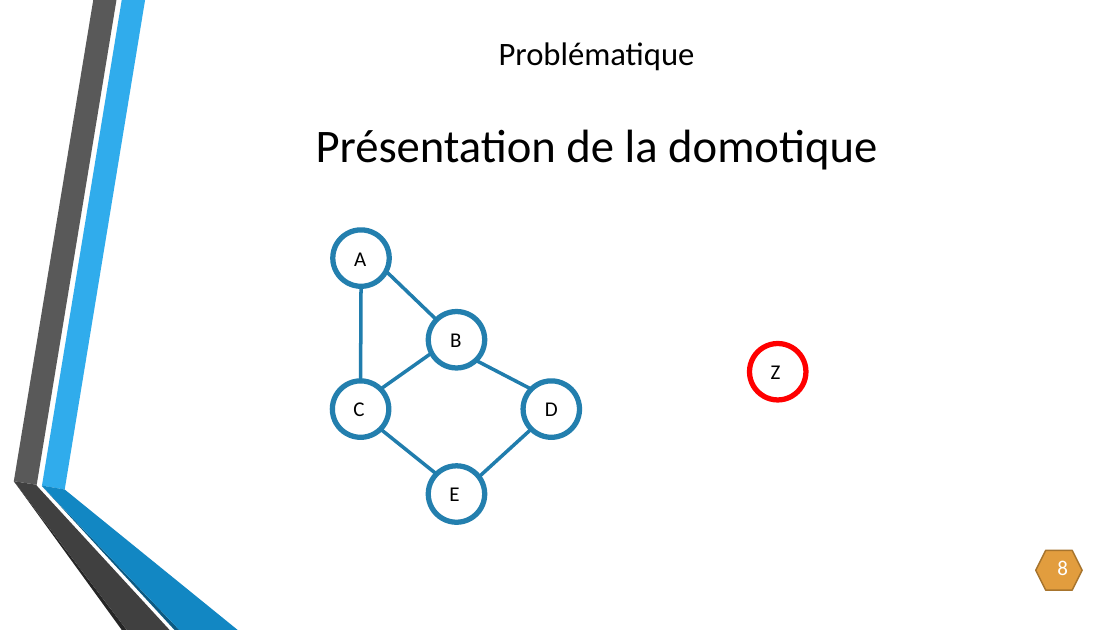
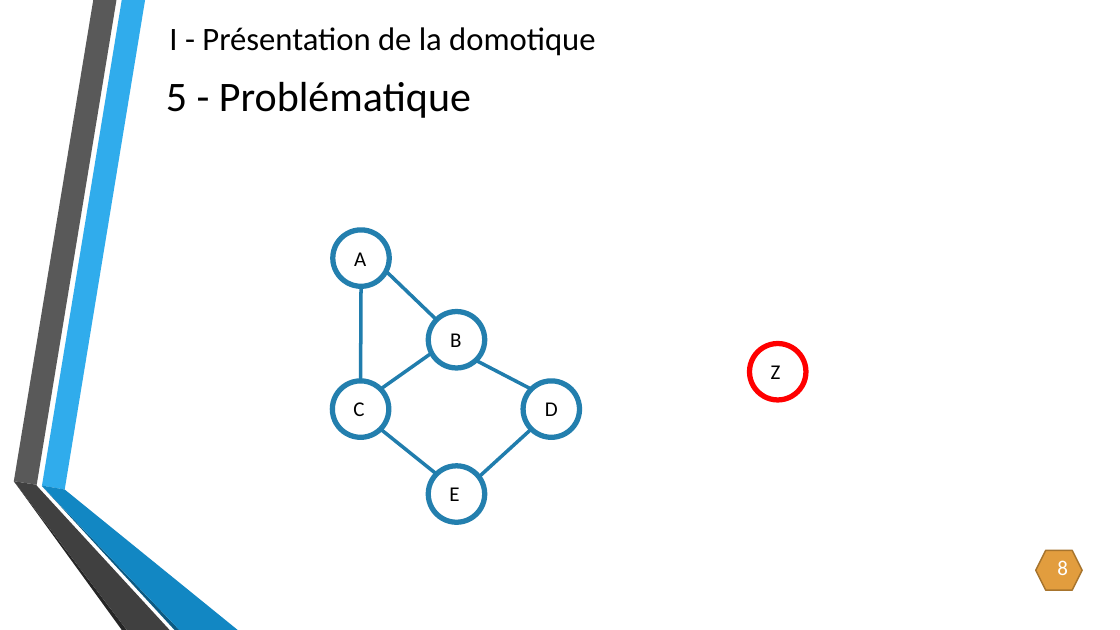
Before and after one commit to CyrillePierre/smartdevcom, a slide deck: slide 9 of doc/soutenance/Création d’un réseau générique et dynamique.pptx. Drawn at 1120x630 pixels with LibreOffice and Linux fonts; fonts in the diff are those of the drawing; background and template pictures are left out. Boxes give left, top, right and bottom in pixels: in the first picture for what was removed or moved away, otherwise in the second. Text is boxed around its words. In the diff, an @@ line names an element or a change of style, - is before the commit and + after.

```diff
--- a/doc/soutenance/Création d’un réseau générique et dynamique.pptx
+++ b/doc/soutenance/Création d’un réseau générique et dynamique.pptx
@@ text "I - Présentation de la ..." at [169, 27, 595, 56]: vertical alignment middle to top @@
@@ text at [169, 27, 595, 56]: text changed; size 40 to 28 pt @@
-Présentation de la domotique
+I - Présentation de la domotique
@@ text removed at [499, 42, 695, 71] @@
-Problématique
@@ title added at [166, 82, 471, 118], 36 pt, text #000000 @@
+5 - Problématique
```
Also in this commit, not shown: 6 other slides changed, 9 slides added, 2 slides removed, 1 other file.
